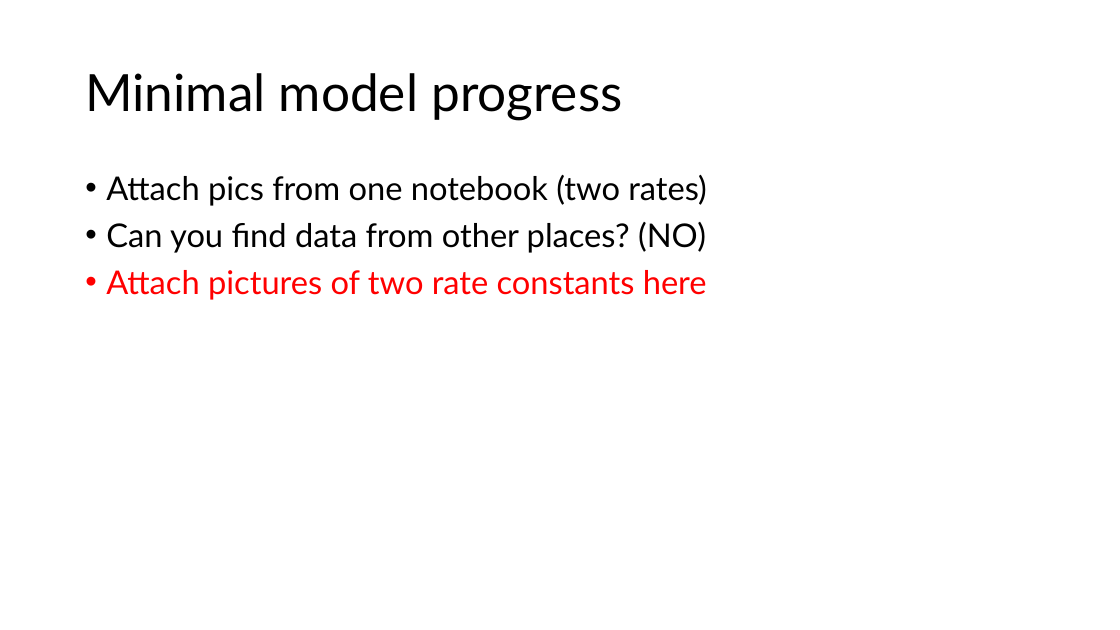
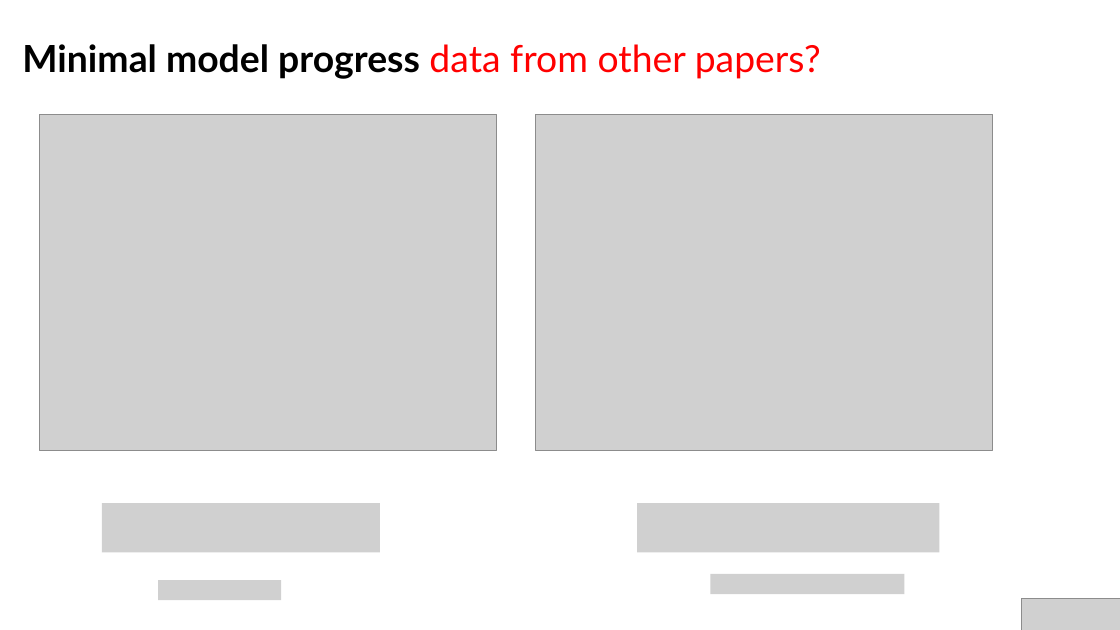
Before and after one commit to AnkitaRoychoudhury/ug_murray, a slide deck: slide 9 of miscellaneous/presentations/20200715_syncell_mtg.pptx (slide 8 before the commit). Drawn at 1120x630 pixels with LibreOffice and Linux fonts; fonts in the diff are those of the drawing; grey boxes stand for pictures. Boxes give left, top, right and bottom in pixels: in the first picture for what was removed or moved away, otherwise in the second. Text is boxed around its words. In the diff, an @@ line names an element or a change of style, - is before the commit and + after.

```diff
--- a/miscellaneous/presentations/20200715_syncell_mtg.pptx
+++ b/miscellaneous/presentations/20200715_syncell_mtg.pptx
@@ title at (22,44,821,79): text changed; size 44 to 32 pt; bold on @@
-Minimal model progress
+Minimal model progress data from other papers?
@@ picture added at (40,114,497,450) @@
@@ picture added at (536,114,993,450) @@
@@ text removed at (106,175,707,300) @@
-• Attach pics from one notebook (two rates)
-• Can you find data from other places? (NO)
-• Attach pictures of two rate constants here
@@ picture added at (269,236,356,256) @@
@@ picture added at (765,236,857,256) @@
@@ picture added at (102,503,380,553) @@
@@ picture added at (638,503,940,553) @@
@@ picture added at (158,581,281,601) @@
@@ picture added at (711,574,905,594) @@
@@ picture added at (1022,598,1120,630) @@
```
Also in this commit, not shown: 7 other slides changed, 6 slides added, 2 slides removed, 27 other files.
